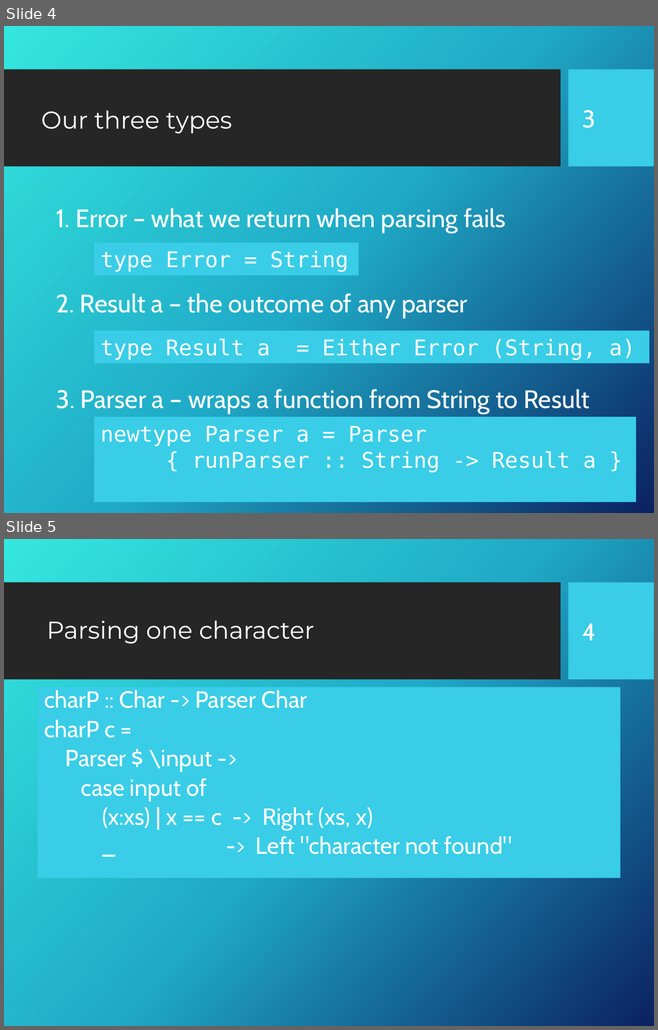
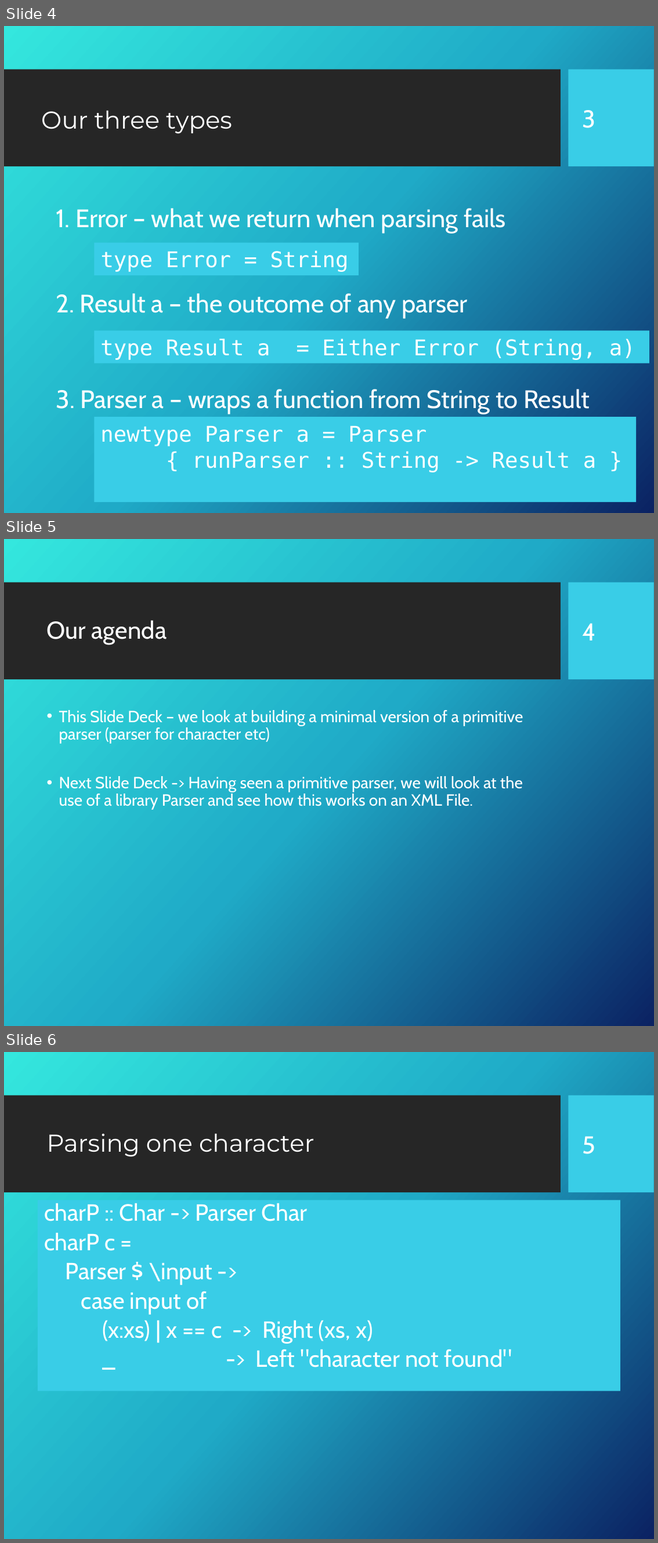
Before and after one commit to Fun-Prog-26/fun-prog-26, a slide deck: topic13-parsing/unit-13a-lectures/talk-1/a-parsers.pptx. Shown one above the other, each under a label of ours: slides 4 and 5 before the commit, slides 4, 5 and 6 after it. The pictures are 658x1030 and 658x1543 pixels, drawn with LibreOffice and Linux fonts; fonts in the diff are those of the drawing; background and template pictures are left out. Boxes give left, top, right and bottom in pixels: in the first picture for what was removed or moved away, otherwise in the second. Text is boxed around its words. In the diff, an @@ line names an element or a change of style, - is before the commit and + after.

```diff
--- a/topic13-parsing/unit-13a-lectures/talk-1/a-parsers.pptx
+++ b/topic13-parsing/unit-13a-lectures/talk-1/a-parsers.pptx
@@ slide 5 added at [4,539,654,1026], background picture (left out); not listed: 2 template elements that a slide beside it also shows @@
@@ title added at [47,620,167,645], 27 pt, text #FFFFFF @@
+Our agenda
@@ page number added at [582,623,596,641], 27 pt, text #FFFFFF @@
+4
@@ text added at [59,710,523,809], 18 pt, text #FFFFFF @@
+• This Slide Deck – we look at building a minimal version of a primitive parser (parser for character etc)
+• Next Slide Deck -> Having seen a primitive parser, we will look at the use of a library Parser and see how this works on an XML File.
@@ what was slide 5 is now slide 6 @@
@@ page number at [582,1136,596,1154]: text changed @@
-4
+5
```
Also in this commit, not shown: 5 other slides added, 16 other files.
